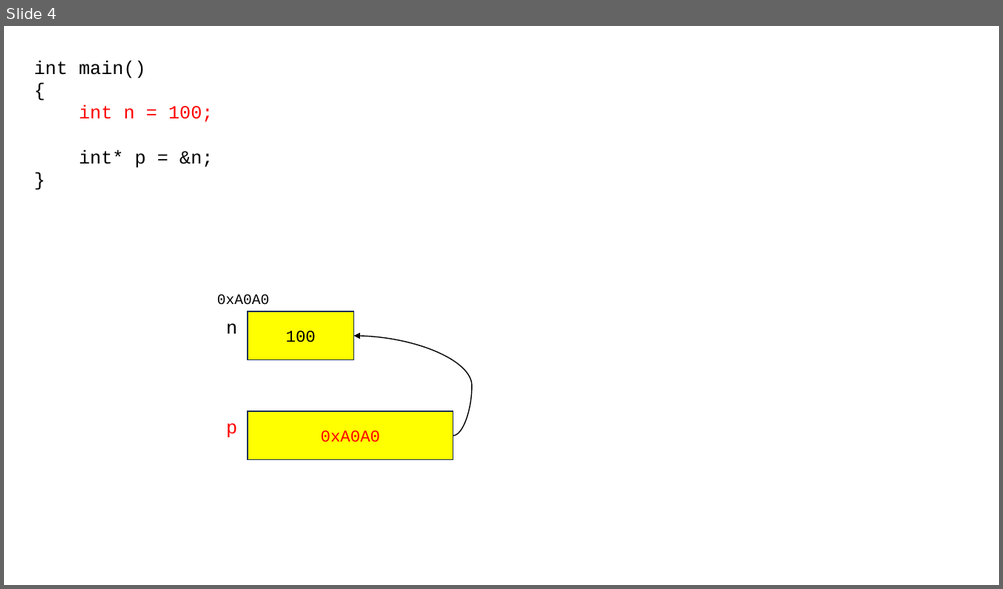
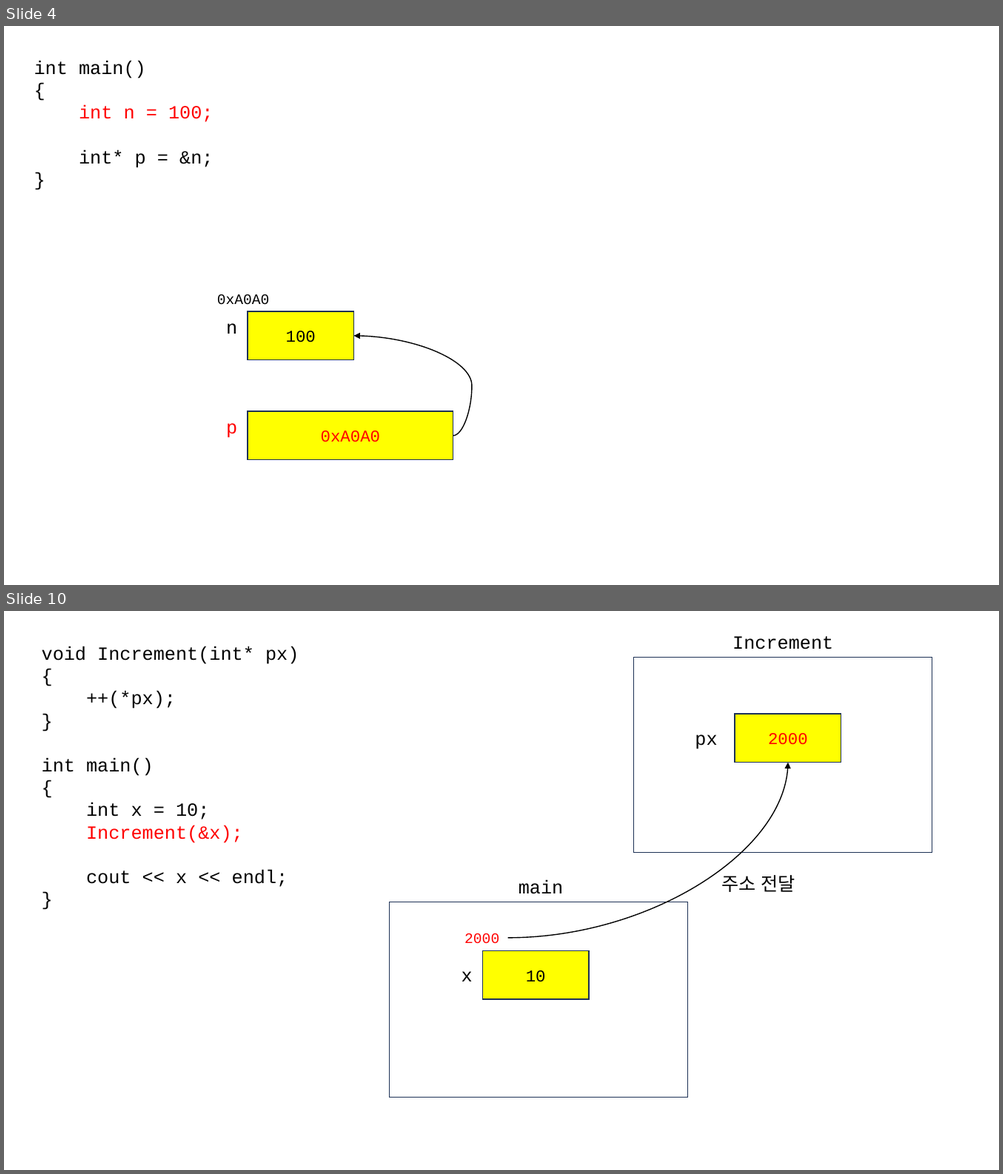
Before and after one commit to rlaxodnd98/SWIP77, a slide deck: cpp_230824.pptx. Shown one above the other, each under a label of ours: slide 4 before the commit, slides 4 and 10 after it; the slides between them are not shown. The pictures are 1003x589 and 1003x1174 pixels, drawn with LibreOffice and Linux fonts; fonts in the diff are those of the drawing. Boxes give left, top, right and bottom in pixels: in the first picture for what was removed or moved away, otherwise in the second. Text is boxed around its words. In the diff, an @@ line names an element or a change of style, - is before the commit and + after.

```diff
--- a/cpp_230824.pptx
+++ b/cpp_230824.pptx
@@ slide 10 added at <box>4,611,999,1170</box>, background #FFFFFF @@
@@ text added at <box>42,646,299,887</box>, 18 pt, text #000000 @@
+void Increment(int* px)
+{
+++(*px);
+}
+int main()
+{
+int x = 10;
+Increment(&x);
+cout << x << endl;
+}
@@ text added at <box>732,636,833,649</box>, 18 pt, text #000000 @@
+Increment
@@ rectangle added at <box>634,658,932,853</box>, fill #FFFFFF, outline #1E3256 1 pt @@
@@ rectangle added at <box>734,714,840,763</box>, fill #FFFF00, outline #1E3256 1 pt, 16 pt, text #FF0000 @@
+2000
@@ text added at <box>694,735,717,749</box>, 18 pt, text #000000 @@
+px
@@ curved arrow added from (508, 938) to (788, 763), #000000 1 pt @@
@@ text added at <box>721,875,794,892</box>, 18 pt, text #000000 @@
+주소 전달
@@ text added at <box>518,880,563,894</box>, 18 pt, text #000000 @@
+main
@@ rectangle added at <box>389,902,688,1097</box>, fill #FFFFFF, outline #1E3256 1 pt @@
@@ text added at <box>464,934,499,944</box>, 14 pt, text #FF0000 @@
+2000
@@ rectangle added at <box>482,951,588,999</box>, fill #FFFF00, outline #1E3256 1 pt, 16 pt, text #000000 @@
+10
@@ text added at <box>461,971,472,982</box>, 18 pt, text #000000 @@
+x
```
Also in this commit, not shown: 6 other slides added, 1 other file.
